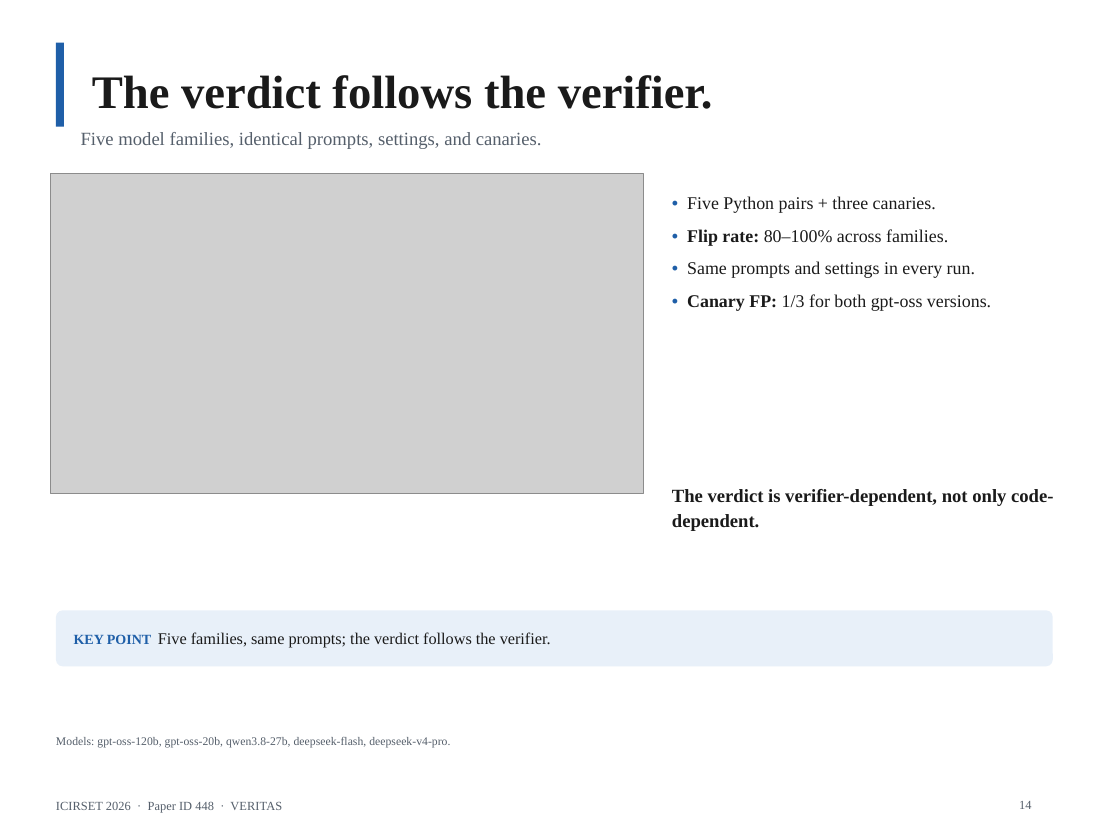
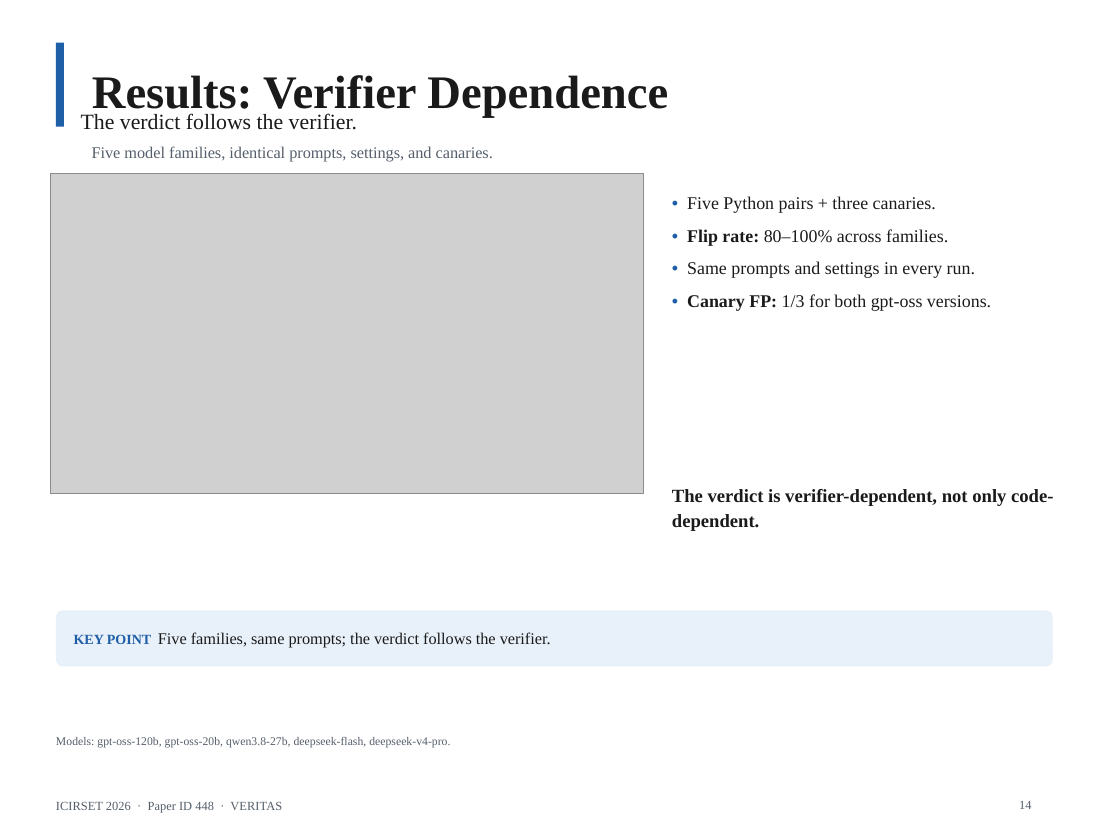
Before and after one commit to AmonWasHere/Proto, a slide deck: slide 14 of paper/ICIRSET-26_VERITAS_Presentation.pptx. Drawn at 1120x840 pixels with LibreOffice and Linux fonts; fonts in the diff are those of the drawing; grey boxes stand for pictures. Boxes give left, top, right and bottom in pixels: in the first picture for what was removed or moved away, otherwise in the second. Text is boxed around its words. In the diff, an @@ line names an element or a change of style, - is before the commit and + after.

Commit message:
Rework slides with section titles matching TOC

```diff
--- a/paper/ICIRSET-26_VERITAS_Presentation.pptx
+++ b/paper/ICIRSET-26_VERITAS_Presentation.pptx
@@ title at bbox=[92, 75, 668, 118]: text changed @@
-The verdict follows the verifier.
+Results: Verifier Dependence
@@ text added at bbox=[81, 113, 357, 130], 14 pt, text #1A1A1A @@
+The verdict follows the verifier.
@@ text "Five model families, identical prompts, ...": place and size @@
-text "Five model families, identical prompts, ..." at bbox=[81, 132, 542, 149]
+text "Five model families, identical prompts, ..." at bbox=[92, 146, 493, 162]
@@ text "Five model families, identical prompts, ..." at bbox=[92, 146, 493, 162]: size 12 to 10.5 pt; line spacing 1.05 to 1 @@
```
Also in this commit, not shown: 15 other slides changed, 1 other file.
